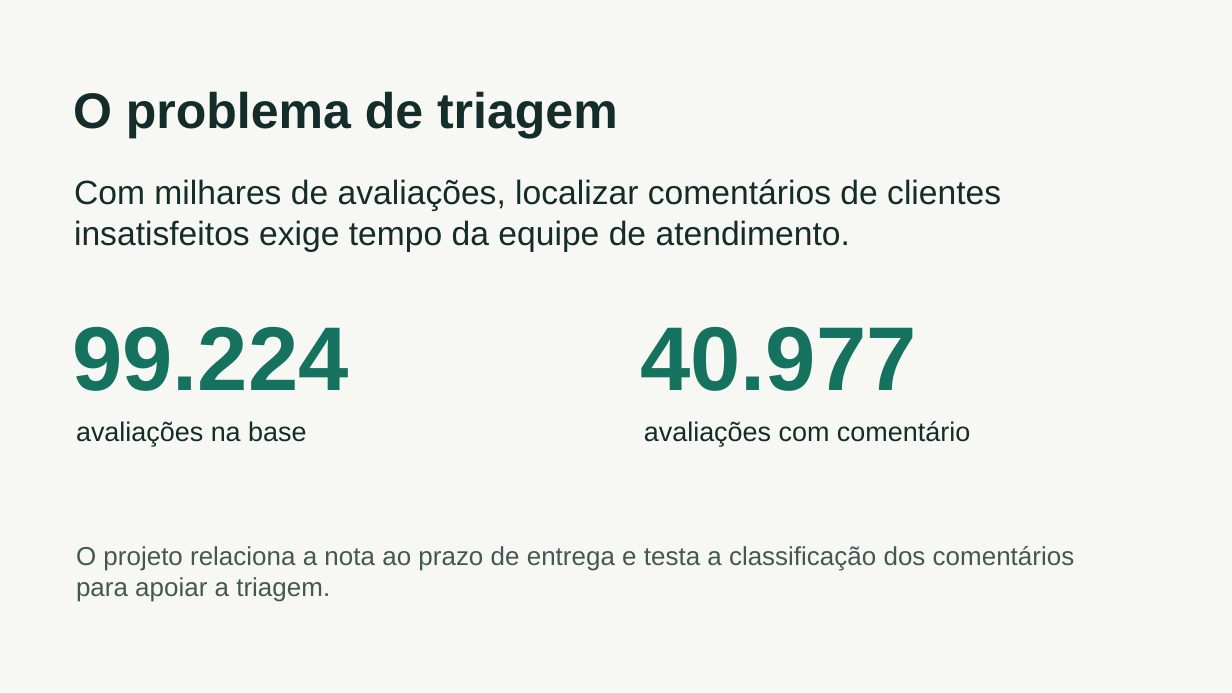
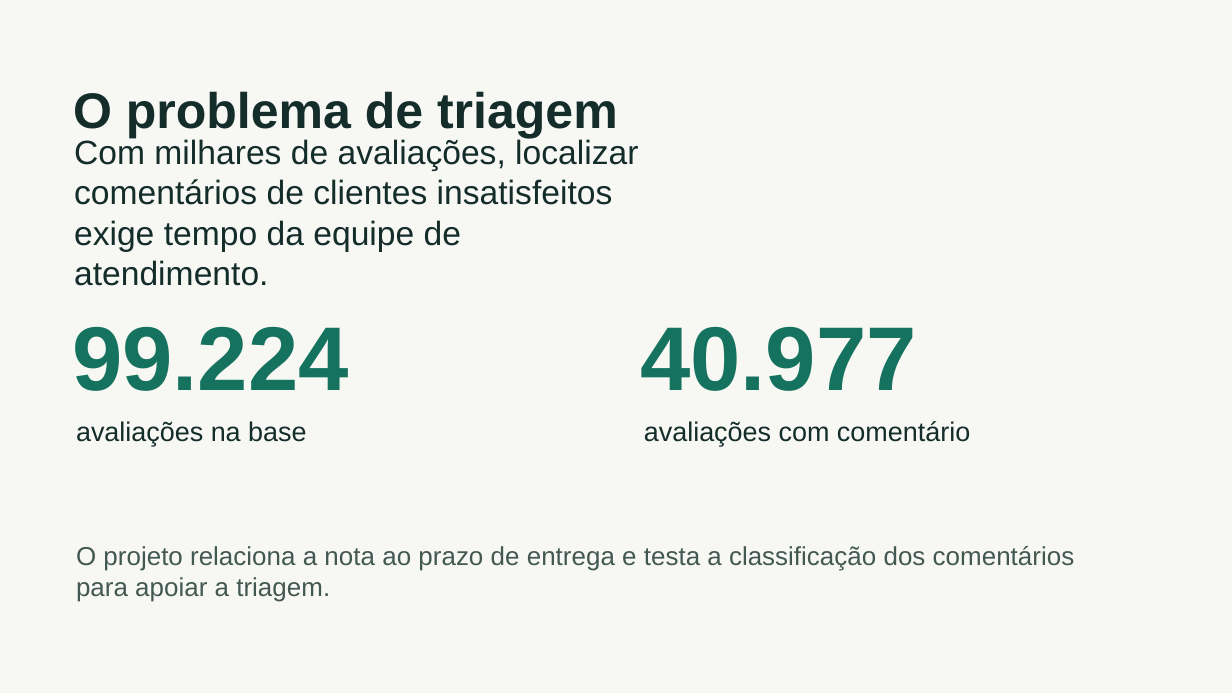
Before and after one commit to nanasensei/ProjetoAplicadoII, a slide deck: slide 2 of entrega_etapa_4/Apresentacao_Etapa_4.pptx. Drawn at 1232x693 pixels with LibreOffice and Linux fonts; fonts in the diff are those of the drawing. Boxes give left, top, right and bottom in pixels: in the first picture for what was removed or moved away, otherwise in the second. Text is boxed around its words. In the diff, an @@ line names an element or a change of style, - is before the commit and + after.

```diff
--- a/entrega_etapa_4/Apresentacao_Etapa_4.pptx
+++ b/entrega_etapa_4/Apresentacao_Etapa_4.pptx
@@ text "Com milhares de avaliações, localizar ..." rewrapped from bbox=[74, 179, 1001, 252] to bbox=[74, 137, 638, 286] @@
```
Also in this commit, not shown: 5 other slides changed, 1 other file.
